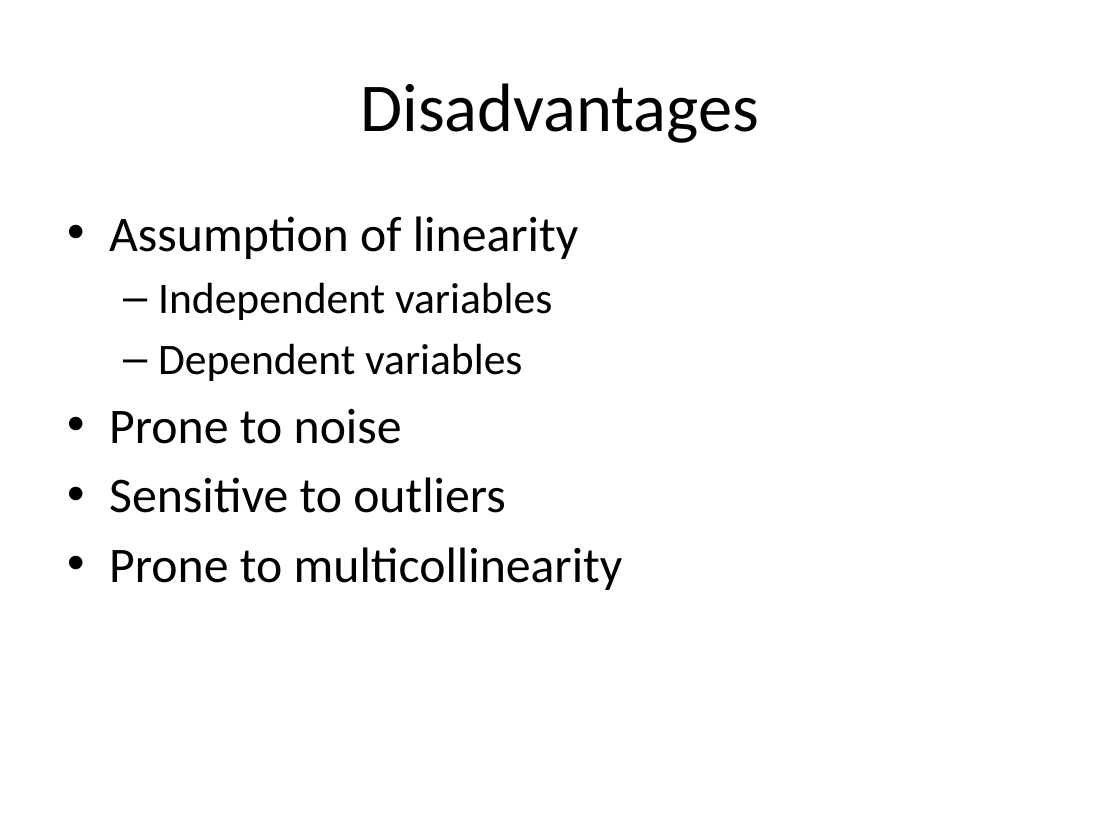
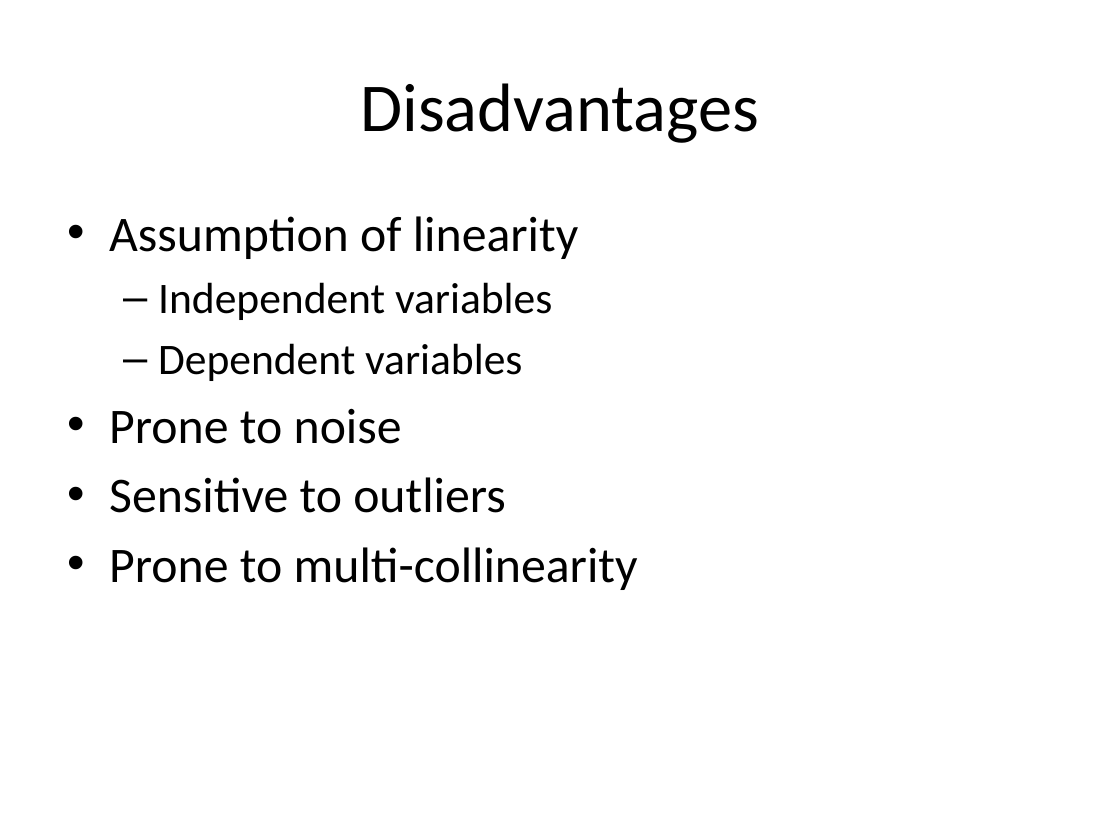
Before and after one commit to look4pritam/ArtificialIntelligence, a slide deck: slide 19 of MachineLearning/LinearRegression/LinearRegression.pptx. Drawn at 1120x840 pixels with LibreOffice and Linux fonts; fonts in the diff are those of the drawing. Boxes give left, top, right and bottom in pixels: in the first picture for what was removed or moved away, otherwise in the second. Text is boxed around its words. In the diff, an @@ line names an element or a change of style, - is before the commit and + after.

```diff
--- a/MachineLearning/LinearRegression/LinearRegression.pptx
+++ b/MachineLearning/LinearRegression/LinearRegression.pptx
@@ text at (109,547,638,590): text changed @@
-• Prone to multicollinearity
+• Prone to multi-collinearity
```
Also in this commit, not shown: 6 other slides changed.
